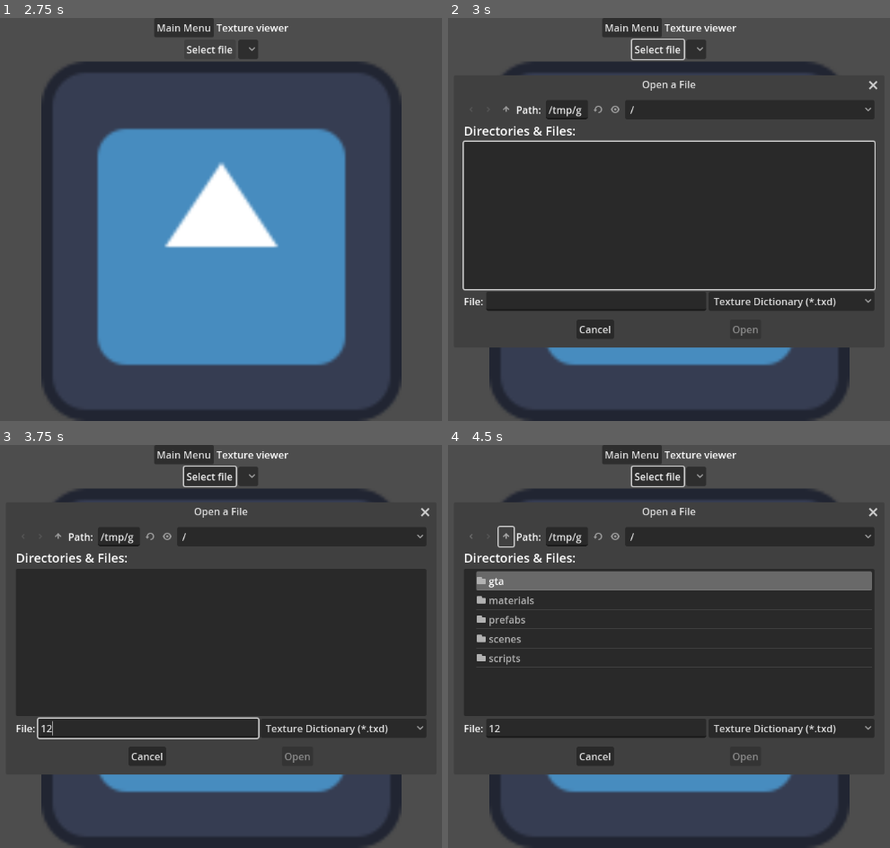
Above: before the commit, frames 1-4 (two rows, left to right).
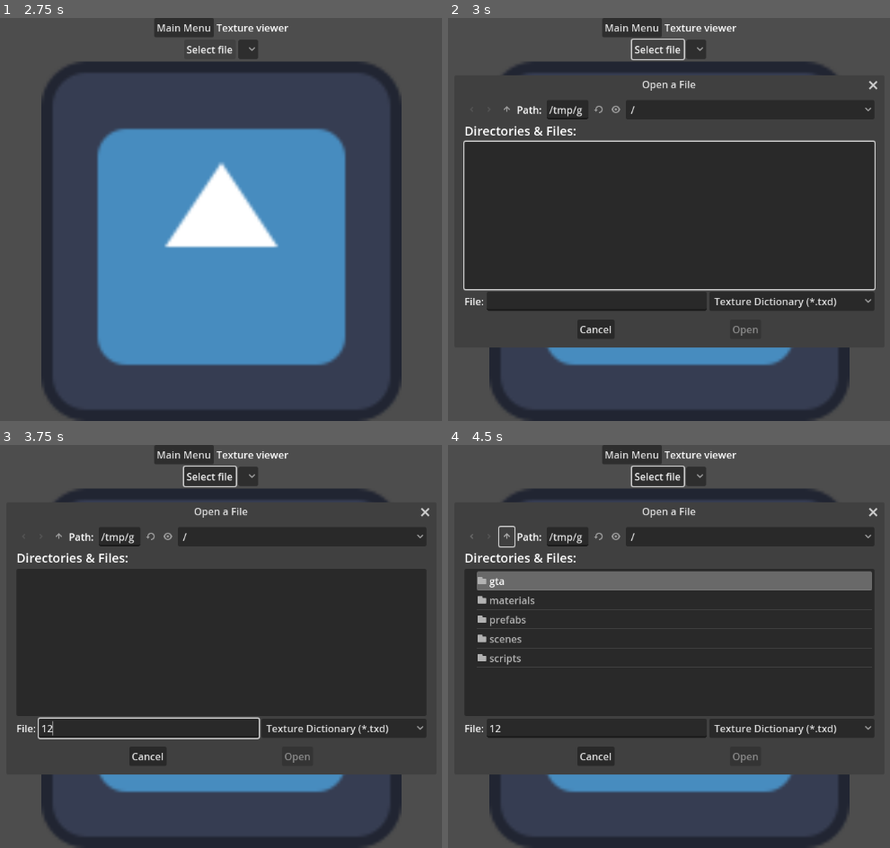
Above: after the commit, the same moments.

Repository: FOSS-Supremacy/OpenLiberty
Game: Godot game, scene res://startup.tscn
Same seed, same stepped clock (60 frames per second), same inputs: the game is played once before the commit and once after it. The engine's default icon, where the game draws it, is replaced by a stand-in: a white triangle on a blue panel in a dark square.
Inputs (mouse positions are in pixels of both pictures, inside the frame that each line leads up to):
- Up to frame 1 (2.75 s): click "Item Definition test" at 0.5 s; click "Main Menu" at 1.25 s; click "Texture viewer" at 2 s
- Up to frame 2 (3 s): click "Select file" at 2.75 s
- Up to frame 3 (3.75 s): click (150, 727) at 3.52 s; type "12" at 3.6 s
- Up to frame 4 (4.5 s): click (505, 537) at 4.25 s

Frame 1 is identical in both runs. In frame 2, 1.0% of the frame differs, in the area x 3-88%, y 21-79%; in frame 3, 0.9%; in frame 4, 1.3%, in the area x 3-88%, y 20-79%.

Commit message:
Add test script

Diff:
--- /dev/null
+++ b/scenes/itemdef/itemdef.gd
@@ -0,0 +1 @@
+extends Node
--- a/scenes/itemdef/itemdef.tscn
+++ b/scenes/itemdef/itemdef.tscn
@@ -1,12 +1,16 @@
-[gd_scene load_steps=2 format=3 uid="uid://cd877xfalr1nb"]
+[gd_scene load_steps=3 format=3 uid="uid://cd877xfalr1nb"]
 
 [ext_resource type="PackedScene" uid="uid://bnpk46c06o8ly" path="res://prefabs/to_menu/to_menu.tscn" id="1_17v33"]
+[ext_resource type="Script" path="res://scenes/itemdef/itemdef.gd" id="1_nvrj8"]
 
 [node name="itemdef" type="Control"]
 layout_mode = 3
 anchors_preset = 15
 anchor_right = 1.0
 anchor_bottom = 1.0
+grow_horizontal = 2
+grow_vertical = 2
+script = ExtResource("1_nvrj8")
 
 [node name="VBoxContainer" type="VBoxContainer" parent="."]
 layout_mode = 1
